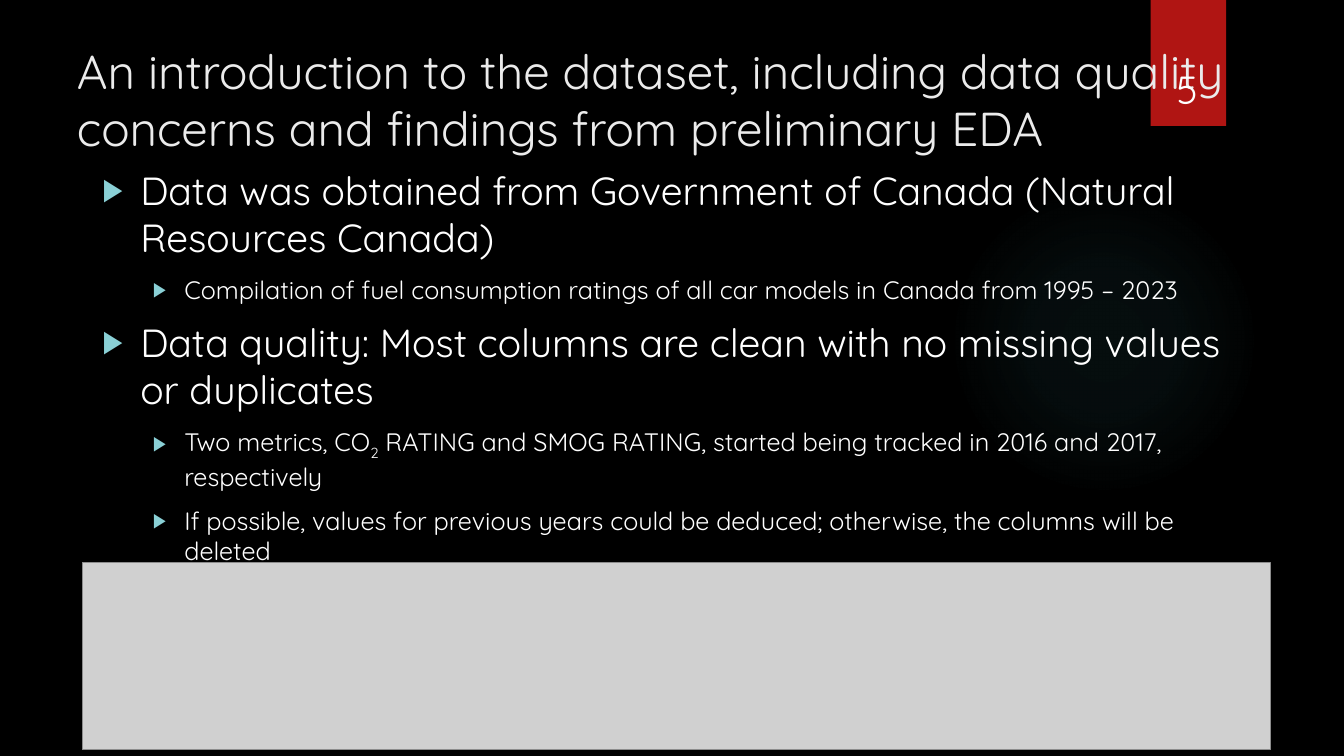
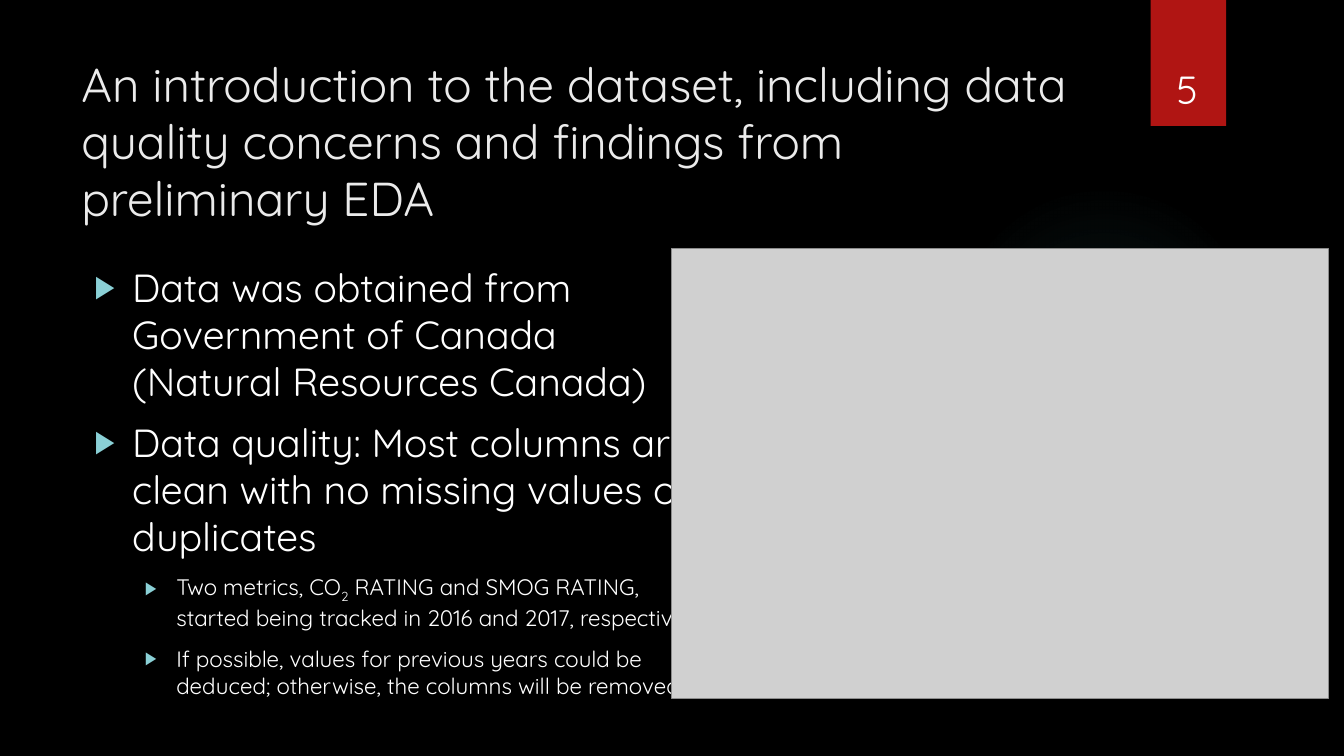
Before and after one commit to zaidjawadi/Capstone-Project, a slide deck: slide 5 of Sprint 1 Presentation.pptx. Drawn at 1344x756 pixels with LibreOffice and Linux fonts; fonts in the diff are those of the drawing; grey boxes stand for pictures; background and template pictures are left out. Boxes give left, top, right and bottom in pixels: in the first picture for what was removed or moved away, otherwise in the second. Text is boxed around its words. In the diff, an @@ line names an element or a change of style, - is before the commit and + after.

```diff
--- a/Sprint 1 Presentation.pptx
+++ b/Sprint 1 Presentation.pptx
@@ title "An introduction to the dataset, ..." rewrapped from [77, 40, 1224, 156] to [81, 67, 1067, 226] @@
@@ text "Data was obtained from Government ...": place and size @@
-text "Data was obtained from Government ..." at [140, 176, 1220, 567]
+text "Data was obtained from Government ..." at [132, 273, 702, 699]
@@ picture added at [673, 248, 1329, 699] @@
@@ text at [184, 280, 1178, 304]: paragraph removed @@
-  ▶ Compilation of fuel consumption ratings of all car models in Canada from 1995 – 2023
@@ picture removed at [83, 563, 1271, 749] @@
@@ text at [176, 578, 702, 632]: size 18 to 16 pt in "Two metrics, CO2 RATING and SMOG RATING, ..." @@
@@ text at [176, 650, 680, 699]: text changed; size 18 to 16 pt @@
-  ▶ If possible, values for previous years could be deduced; otherwise, the columns will be deleted
+  ▶ If possible, values for previous years could be deduced; otherwise, the columns will be removed
```
Also in this commit, not shown: 5 other slides changed, 3 slides added, 6 other files.
